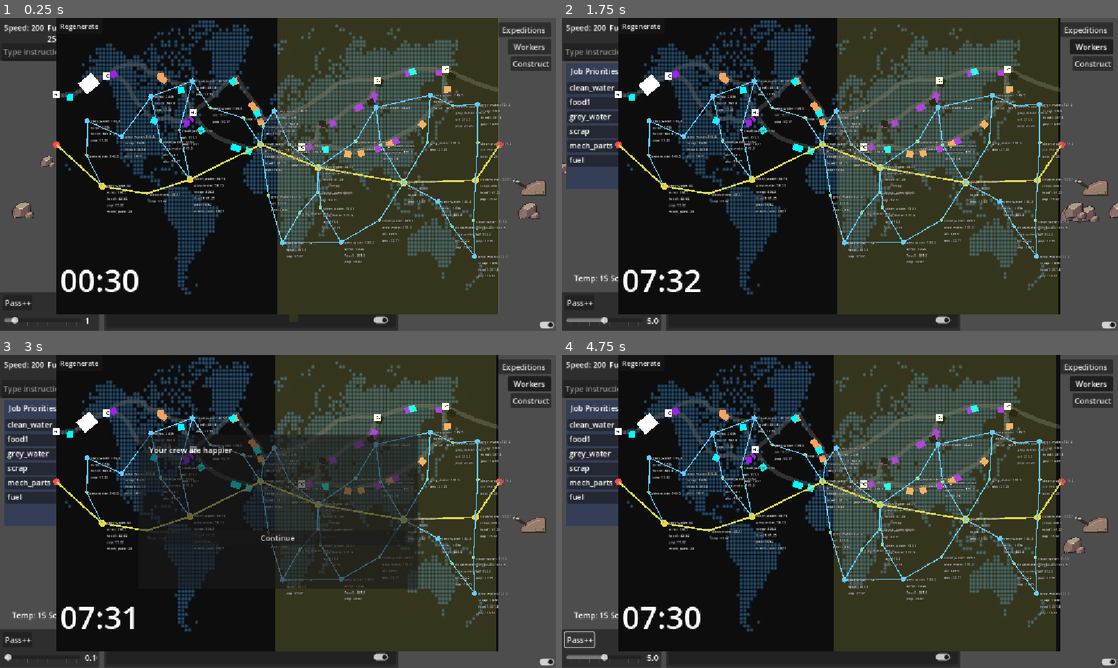
Above: before the commit, frames 1-4 (two rows, left to right).
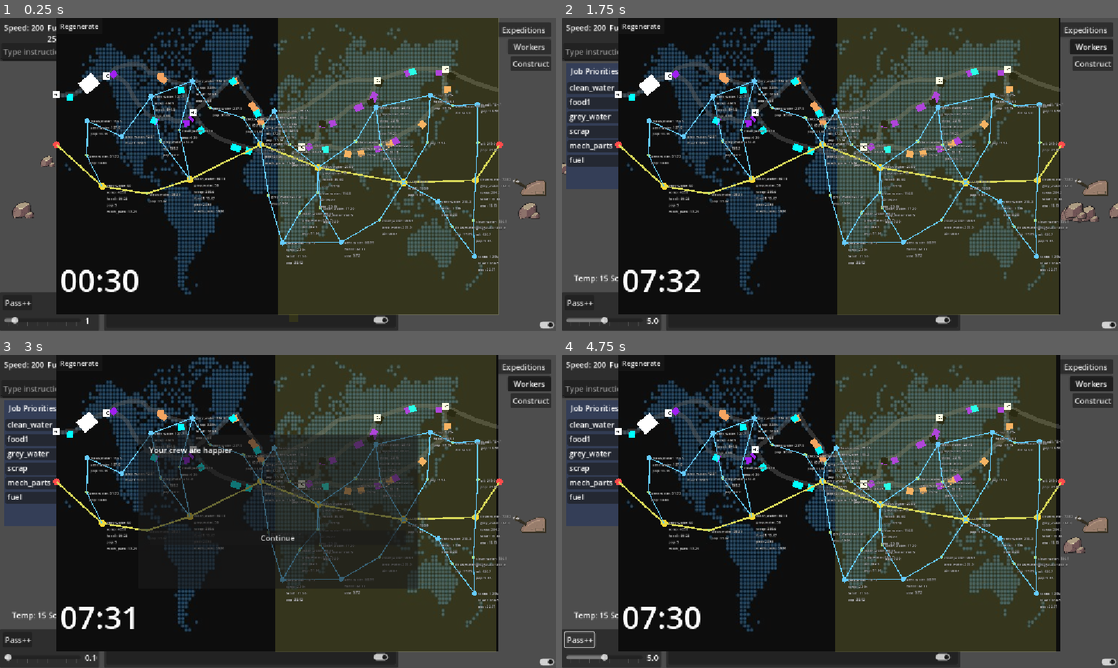
Above: after the commit, the same moments.

Repository: Sphinx111/ed_and_morgs_train_builder
Game: Godot game, scene res://Scenes/traincar.tscn
The game is run twice, just before and just after one commit, with the same random seed, the same clock (stepped at 60 frames per second) and the same inputs.
Inputs (mouse positions are in pixels of both pictures, inside the frame that each line leads up to):
- Up to frame 1 (0.25 s): no input
- Up to frame 2 (1.75 s): click (784, 52) at 0.52 s; type "12" at 0.6 s; click "Workers" at 1.25 s
- Up to frame 3 (3 s): click "Regenerate" at 2 s; click "Optimistic - This will be a n…" at 2.75 s
- Up to frame 4 (4.75 s): click "Continue" at 3.5 s; click "Pass++" at 4.25 s

The runs differ from the first frame. In frame 1, 2.2% of the frame differs, in the area x 16-92%, y 0-95%; in frame 2, 2.2%; in frame 3, 1.5%; in frame 4, 2.3%.

Commit message:
interim wiring of mapGen to playable map

Diff:
--- a/MapHandler.gd
+++ b/MapHandler.gd
@@ -5,12 +5,14 @@
 @onready var map_graph_generator : MapGraphGenerator = $MapGraphGenerator
 var resource_generator : MapResourceGenerator = MapResourceGenerator.new()
 var map_graph : MapGraph = null
-
-var mainRoute : BranchLine = null          ## The current branch that the train is on
+var active_track : TrackSegment = null
+var _track_segments : Array[TrackSegment] = []
+
+var mainRoute : BranchLine = null          ## Legacy route; superseded by active_track when set
 var trainMarker : PathFollow2D = null      ## A visual marker for the train's position on the route
 var selectedTrain : Train = null           ## A pointer to the player's train
 
-var collection_margin : float = 40   ## Range at which resources can be collected
+var collection_margin : float = 30   ## Range at which resources can be collected
 var local_to_global_speed_conversion : float = 0.005     # Multiple train's speed value by this to get worldmap pixels per tick
 
 var sun1 : PathFollow2D = null
@@ -33,26 +35,172 @@
 	trainMarker.loop = false
 	sun1 = get_node("MapMask/Sunpath/Sun1")
 	sun2 = get_node("MapMask/Sunpath/Sun2")
-	mainRoute.add_train(trainMarker)
-	trainMarker.progress_ratio = 0.5
+	if map_graph != null:
+		_place_train_on_active_route()
+	else:
+		assign_train_to_legacy_route(trainMarker)
+		trainMarker.progress_ratio = 0.5
 
 
 func _on_map_graph_generated(graph: MapGraph) -> void:
 	map_graph = graph
 	if map_graph == null:
 		return
+	_build_track_segments_from_graph(map_graph)
 	resource_generator.add_resources_to_map_graph(map_graph)
+	_place_train_on_active_route()
 
 
 func regenerate_map() -> void:
 	if map_graph_generator != null:
 		map_graph_generator.regenerate_map()
 
+
+func _build_track_segments_from_graph(graph: MapGraph) -> void:
+	_clear_track_segments()
+	if map_graph_generator == null:
+		return
+
+	var tracks_parent := _get_tracks_parent()
+	for location in graph.nodes:
+		location.track_segments.clear()
+		location.map_handler = self
+
+	for edge in graph.edges:
+		if edge.node1 == null or edge.node2 == null:
+			continue
+		var segment := TrackSegment.new()
+		segment.configure(edge, self)
+		tracks_parent.add_child(segment)
+		_track_segments.append(segment)
+		edge.node1.register_track_segment(segment)
+		edge.node2.register_track_segment(segment)
+
+	for location in graph.nodes:
+		if location.track_segments.size() > 0:
+			location.highlight_track_selection()
+
+
+func _clear_track_segments() -> void:
+	_detach_train_marker_from_routes()
+	for segment in _track_segments:
+		if is_instance_valid(segment):
+			segment.queue_free()
+	_track_segments.clear()
+	active_track = null
+
+	if map_graph != null:
+		for location in map_graph.nodes:
+			location.track_segments.clear()
+
+
+func _resolve_train_marker() -> PathFollow2D:
+	if trainMarker == null or not is_instance_valid(trainMarker):
+		trainMarker = get_node_or_null("TrainMarker") as PathFollow2D
+	return trainMarker
+
+
+func _detach_train_marker_from_routes() -> void:
+	var marker := _resolve_train_marker()
+	if marker == null:
+		active_track = null
+		return
+
+	_clear_route_train_references(marker)
+
+	if marker.get_parent() != self:
+		var current_parent := marker.get_parent()
+		if current_parent != null:
+			current_parent.remove_child(marker)
+		add_child(marker)
+
+	active_track = null
+
+
+func _clear_route_train_references(marker: PathFollow2D) -> void:
+	for segment in _track_segments:
+		if is_instance_valid(segment) and segment.train_marker == marker:
+			segment.train_marker = null
+	if mainRoute != null and mainRoute.trainMarker == marker:
+		mainRoute.trainMarker = null
+
+
+func assign_train_to_track(segment: TrackSegment, marker: PathFollow2D) -> void:
+	_clear_route_train_references(marker)
+	active_track = segment
+	segment.add_train(marker)
+
+
+func assign_train_to_legacy_route(marker: PathFollow2D) -> void:
+	if mainRoute == null:
+		return
+	_clear_route_train_references(marker)
+	active_track = null
+	mainRoute.add_train(marker)
+
+
+func _get_tracks_parent() -> Node2D:
+	var existing := map_graph_generator.get_node_or_null("TracksParent") as Node2D
+	if existing == null:
+		existing = Node2D.new()
+		existing.name = "TracksParent"
+		map_graph_generator.add_child(existing)
+	return existing
+
+
+func _place_train_on_active_route() -> void:
+	var marker := _resolve_train_marker()
+	if marker == null:
+		return
+
+	if map_graph != null:
+		var route: Array[MapLocation] = map_graph.get_main_route()
+		if route.size() >= 2:
+			var segment := _find_segment_between(route[0], route[1])
+			if segment != null:
+				assign_train_to_track(segment, marker)
+				marker.progress_ratio = 0.5
+				return
+
+	assign_train_to_legacy_route(marker)
+	marker.progress_ratio = 0.5
+
+
+func _find_segment_between(location_a: MapLocation, location_b: MapLocation) -> TrackSegment:
+	for segment in _track_segments:
+		if segment.connects(location_a, location_b):
+			return segment
+	return null
+
+func _update_train_position(progress: float) -> bool:
+	var marker := _resolve_train_marker()
+	if marker == null:
+		return false
+
+	if active_track != null and is_instance_valid(active_track):
+		active_track.update_train_pos(progress)
+		return true
+
+	if mainRoute == null:
+		return false
+
+	if mainRoute.trainMarker == null or not is_instance_valid(mainRoute.trainMarker):
+		assign_train_to_legacy_route(marker)
+
+	if mainRoute.trainMarker != null:
+		mainRoute.update_trainPos(progress)
+		return true
+
+	return false
+
+
 func select_new_train(newTrain : Train):
 	selectedTrain = newTrain
 
+
 func train_step():
-	mainRoute.update_trainPos(selectedTrain.speed * local_to_global_speed_conversion)
+	if not _update_train_position(selectedTrain.speed * local_to_global_speed_conversion):
+		return
 	sun1.progress -= sunspeed
 	sun2.progress -= sunspeed
 	update_time_to_sun()
--- a/MapLocation.gd
+++ b/MapLocation.gd
@@ -16,6 +16,11 @@
 
 var type: TYPE = TYPE.MAP_LOOPER
 var edges: Array[MapGraphEdge] = []
+var track_segments: Array[TrackSegment] = []
+var track_selector: int = 0
+var last_changed_tick: int = 0
+var tick_cooldown: int = 10
+var map_handler: MapHandler = null
 var resource_containers : Dictionary = {}
 var _debug_label: Label = null
 
@@ -29,6 +34,53 @@
 func register_edge(edge: MapGraphEdge) -> void:
 	if not edges.has(edge):
 		edges.append(edge)
+
+
+func register_track_segment(segment: TrackSegment) -> void:
+	if not track_segments.has(segment):
+		track_segments.append(segment)
+
+
+func get_selected_track_segment() -> TrackSegment:
+	if track_segments.is_empty():
+		return null
+	return track_segments[track_selector]
+
+
+func highlight_track_selection() -> void:
+	for segment_index in range(track_segments.size()):
+		track_segments[segment_index].set_active(segment_index == track_selector)
+
+
+func switch_track() -> void:
+	if not can_switch_track():
+		return
+	track_segments[track_selector].set_active(false)
+	track_selector += 1
+	if track_selector >= track_segments.size():
+		track_selector = 0
+	track_segments[track_selector].set_active(true)
+	last_changed_tick = Globals.game_tick
+
+
+func can_switch_track() -> bool:
+	if Globals.game_tick < (last_changed_tick + tick_cooldown):
+		return false
+	if track_segments.size() < 2:
+		return false
+	return true
+
+
+func transfer_train(train_marker: PathFollow2D, from_segment: TrackSegment = null) -> void:
+	var segment: TrackSegment = get_selected_track_segment()
+	if segment == null:
+		return
+	if segment == from_segment and track_segments.size() > 1:
+		return
+	if map_handler != null:
+		map_handler.assign_train_to_track(segment, train_marker)
+	else:
+		segment.add_train(train_marker)
 
 
 func _setup_visual() -> void:
--- a/MapResourceGenerator.gd
+++ b/MapResourceGenerator.gd
@@ -42,6 +42,8 @@
 	ResourceSpec.new("mech_parts",  300.0,    0.0,  MapLocation.TYPE.CITY,     false,  0.7)
 ]
 
+var variability : float = 0.8 # Proportion up or down resources vary per city
+
 func add_resources_to_map_graph(_mapGraph : MapGraph) -> void:
 	self.mapGraph = _mapGraph
 	cities_first_pass()
@@ -66,7 +68,8 @@
 				remainingLocations -= 1
 				continue
 
-			var amount_to_place : float = max( total_remaining / remainingLocations, resourceSpec.min_per_location )
+			var amount_to_place : float = total_remaining / float(remainingLocations) * randf_range(1 - variability, 1 + variability)
+			amount_to_place = max(amount_to_place, resourceSpec.min_per_location)
 			var resource_container : MapResourceContainer = MapResourceContainer.new(
 				resourceSpec.resource_type,
 				amount_to_place
@@ -103,7 +106,7 @@
 				remainingLocations -= 1
 				continue
 
-			var share: float = total_remaining / float(remainingLocations)
+			var share: float = total_remaining / float(remainingLocations) *  randf_range(1 - variability, 1 + variability)
 			var amount_to_place: float = share
 			if resourceSpec.min_per_location > 0.0:
 				amount_to_place = maxf(share, resourceSpec.min_per_location)
--- a/Scenes/world_map.tscn
+++ b/Scenes/world_map.tscn
@@ -184,10 +184,10 @@
 
 [node name="MapMask" type="ColorRect" parent="."]
 clip_children = 1
-offset_left = -2.0
-offset_top = -40.0
-offset_right = 1022.0
-offset_bottom = 683.0
+offset_left = -1.0
+offset_top = -37.0
+offset_right = 1023.0
+offset_bottom = 686.0
 mouse_filter = 1
 color = Color(1, 1, 1, 0.16470589)
 
--- /dev/null
+++ b/TrackSegment.gd
@@ -0,0 +1,107 @@
+extends Path2D
+
+## Straight Path2D track for one MapGraph edge; train follows via PathFollow2D.
+class_name TrackSegment
+
+var map_edge: MapGraphEdge = null
+var start_location: MapLocation = null
+var end_location: MapLocation = null
+var map_handler: MapHandler = null
+
+var line: Line2D = null
+var train_marker: PathFollow2D = null
+var active: bool = false
+
+
+func configure(edge: MapGraphEdge, handler: MapHandler) -> void:
+	map_edge = edge
+	start_location = edge.node1
+	end_location = edge.node2
+	map_handler = handler
+	position = Vector2.ZERO
+
+	var track_curve := Curve2D.new()
+	track_curve.add_point(start_location.position)
+	track_curve.add_point(end_location.position)
+	curve = track_curve
+	_draw_route_visual()
+
+
+func update_train_pos(progress: float) -> void:
+	if train_marker == null:
+		return
+
+	train_marker.progress = train_marker.progress - (progress * Globals.train_direction)
+
+	if Globals.train_direction < 0 and train_marker.progress_ratio >= 1.0:
+		end_location.transfer_train(train_marker, self)
+	elif Globals.train_direction > 0 and train_marker.progress_ratio <= 0.0:
+		start_location.transfer_train(train_marker, self)
+
+
+func add_train(marker: PathFollow2D) -> void:
+	train_marker = marker
+	if train_marker.get_parent() != null:
+		train_marker.get_parent().remove_child(train_marker)
+	add_child(train_marker)
+	if Globals.train_direction < 0:
+		train_marker.progress_ratio = 0.0
+	elif Globals.train_direction > 0:
+		train_marker.progress_ratio = 1.0
+
+
+func set_active(is_active: bool) -> void:
+	if line == null:
+		return
+	if is_active:
+		line.default_color = Color(0.7, 0.7, 0.7, 0.9)
+		active = true
+	else:
+		_apply_inactive_line_color()
+		active = false
+
+
+func connects(location_a: MapLocation, location_b: MapLocation) -> bool:
+	return (
+		(start_location == location_a and end_location == location_b)
+		or (start_location == location_b and end_location == location_a)
+	)
+
+
+func _draw_route_visual() -> void:
+	if line != null:
+		line.queue_free()
+
+	line = Line2D.new()
+	line.name = "Visual"
+	line.width = _get_line_width()
+	_apply_inactive_line_color()
+	for point in curve.get_baked_points():
+		line.add_point(point)
+	add_child(line)
+
+
+func _apply_inactive_line_color() -> void:
+	if line == null or map_edge == null:
+		return
+
+	match map_edge.type:
+		MapGraphEdge.EdgeType.TRUNK:
+			line.default_color = Color(0.85, 0.85, 0.35, 0.55)
+		MapGraphEdge.EdgeType.BRANCH:
+			line.default_color = Color(0.4, 0.8, 1.0, 0.45)
+		_:
+			line.default_color = Color(0.4, 0.4, 0.4, 0.4)
+
+
+func _get_line_width() -> float:
+	if map_edge == null:
+		return 6.0
+
+	match map_edge.type:
+		MapGraphEdge.EdgeType.TRUNK:
+			return 8.0
+		MapGraphEdge.EdgeType.BRANCH:
+			return 5.0
+		_:
+			return 4.0
--- a/branch_line.gd
+++ b/branch_line.gd
@@ -27,6 +27,8 @@
 
 ## Move train on by number of pixels
 func update_trainPos(progress : float):
+	if trainMarker == null or not is_instance_valid(trainMarker):
+		return
 	trainMarker.progress = trainMarker.progress - (progress * Globals.train_direction)
 	if Globals.train_direction < 0 and trainMarker.progress_ratio >= 1.0: last_junction.transfer_train(trainMarker)
 	elif Globals.train_direction > 0 and trainMarker.progress_ratio <= 0.0: next_junction.transfer_train(trainMarker)
--- a/junction.gd
+++ b/junction.gd
@@ -39,5 +39,8 @@
 	return true
 
 func transfer_train(trainMarker : PathFollow2D):
-	lines[selector].add_train(trainMarker)
-	get_parent().get_parent().mainRoute = lines[selector]
+	var handler: MapHandler = get_parent().get_parent()
+	if handler == null or lines.is_empty():
+		return
+	handler.mainRoute = lines[selector]
+	handler.assign_train_to_legacy_route(trainMarker)
Not shown, added: TrackSegment.gd.uid
